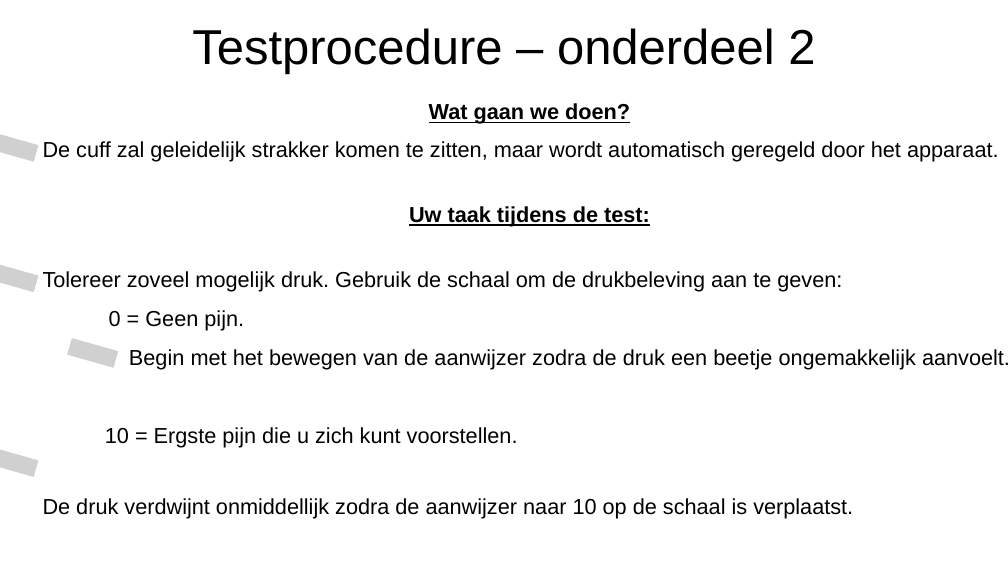
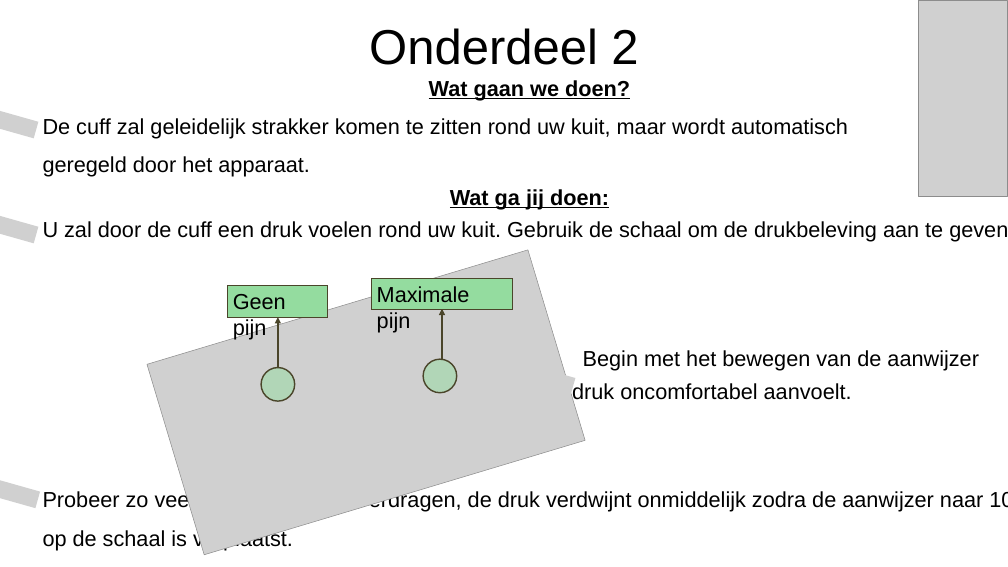
Before and after one commit to LabBench-Society/Protocols.Beta, a slide deck: slide 2 of docs/kuleuven.gbiomed.LaBGAS.SynapsWP2.v1/CPAInstructions_NL.pptx. Drawn at 1008x567 pixels with LibreOffice and Linux fonts; fonts in the diff are those of the drawing; grey boxes stand for pictures. Boxes give left, top, right and bottom in pixels: in the first picture for what was removed or moved away, otherwise in the second. Text is boxed around its words. In the diff, an @@ line names an element or a change of style, - is before the commit and + after.

```diff
--- a/docs/kuleuven.gbiomed.LaBGAS.SynapsWP2.v1/CPAInstructions_NL.pptx
+++ b/docs/kuleuven.gbiomed.LaBGAS.SynapsWP2.v1/CPAInstructions_NL.pptx
@@ text at box(369, 28, 638, 65): text changed @@
-Testprocedure – onderdeel 2
+Onderdeel 2
@@ picture added at box(918, 0, 1007, 197) @@
@@ text "Wat gaan we doen?": place and size @@
-text "Wat gaan we doen?" at box(43, 103, 1008, 518)
+text "Wat gaan we doen?" at box(43, 80, 1008, 550)
@@ picture added at box(0, 109, 38, 138) @@
@@ text at box(43, 118, 1008, 550): text changed @@
-De cuff zal geleidelijk strakker komen te zitten, maar wordt automatisch geregeld door het apparaat.
-Uw taak tijdens de test:
-Tolereer zoveel mogelijk druk. Gebruik de schaal om de drukbeleving aan te geven:
-0 = Geen pijn.
-Begin met het bewegen van de aanwijzer zodra de druk een beetje ongemakkelijk aanvoelt.
-10 = Ergste pijn die u zich kunt voorstellen.
-De druk verdwijnt onmiddellijk zodra de aanwijzer naar 10 op de schaal is verplaatst.
+De cuff zal geleidelijk strakker komen te zitten rond uw kuit, maar wordt automatisch
+geregeld door het apparaat.
+Wat ga jij doen:
+U zal door de cuff een druk voelen rond uw kuit. Gebruik de schaal om de drukbeleving aan te geven:
+Begin met het bewegen van de aanwijzer zodra de druk oncomfortabel aanvoelt.
+Probeer zo veel mogelijk druk te verdragen, de druk verdwijnt onmiddelijk zodra de aanwijzer naar 10 op de schaal is verplaatst.
@@ picture removed at box(0, 132, 38, 161) @@
@@ picture added at box(0, 214, 38, 243) @@
@@ picture removed at box(0, 262, 38, 292) @@
@@ picture added at box(147, 250, 585, 555) @@
@@ rectangle added at box(228, 286, 328, 317), fill #94DC9F, outline #4A452A 0.75 pt, 31 pt, text #000000 @@
+Geen pijn
@@ rectangle added at box(372, 278, 513, 309), fill #94DC9F, outline #4A452A 0.75 pt, 31 pt, text #000000 @@
+Maximale pijn
@@ arrow added from (278, 367) to (278, 317), #4A452A 3 pt @@
@@ arrow added from (442, 359) to (442, 308), #4A452A 3 pt @@
@@ picture removed at box(67, 338, 118, 368) @@
@@ ellipse added at box(423, 359, 457, 393), fill #94DC9F at 50% opacity, outline #4A452A 2 pt @@
@@ ellipse added at box(261, 367, 295, 401), fill #94DC9F at 50% opacity, outline #4A452A 2 pt @@
@@ picture added at box(518, 363, 576, 397) @@
@@ picture removed at box(0, 447, 38, 477) @@
@@ picture added at box(0, 479, 40, 508) @@
```
Also in this commit, not shown: 3 other slides changed, 6 other files.
